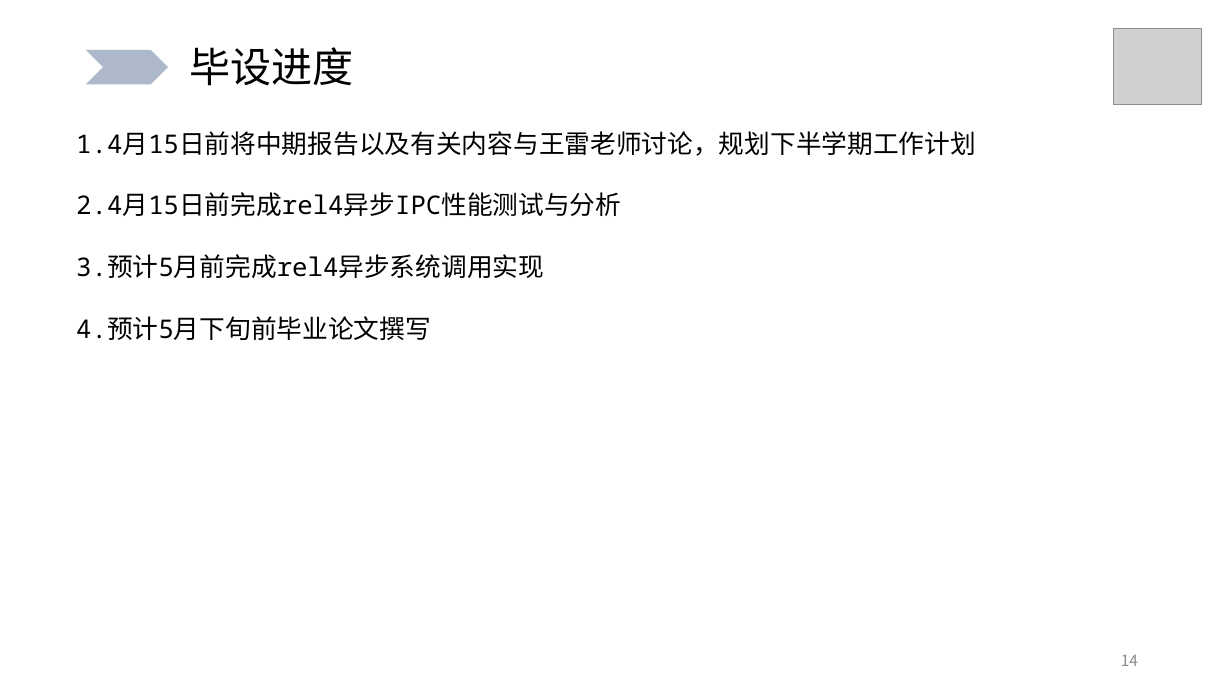
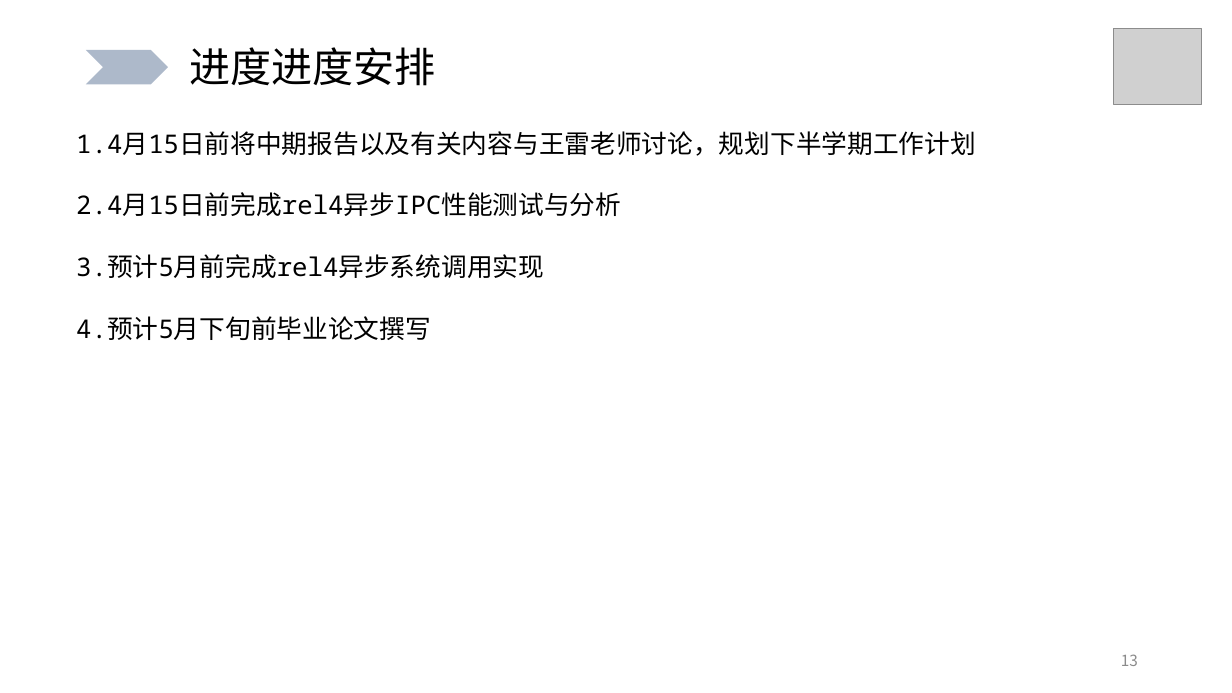
Before and after one commit to BIT-CWH/UndergraduateGraduationProject-2024-BIT-CWH, a slide deck: slide 13 of 中期报告-04-08.pptx (slide 14 before the commit). Drawn at 1232x693 pixels with LibreOffice and Linux fonts; fonts in the diff are those of the drawing; grey boxes stand for pictures; background and template pictures are left out. Boxes give left, top, right and bottom in pixels: in the first picture for what was removed or moved away, otherwise in the second. Text is boxed around its words. In the diff, an @@ line names an element or a change of style, - is before the commit and + after.

```diff
--- a/中期报告-04-08.pptx
+++ b/中期报告-04-08.pptx
@@ text at bbox=[189, 47, 435, 86]: text changed @@
-毕设进度
+进度进度安排
@@ page number at bbox=[1121, 654, 1138, 666]: text changed @@
-14
+13
```
Also in this commit, not shown: 3 other slides changed, 1 slide removed, 2 other files.
